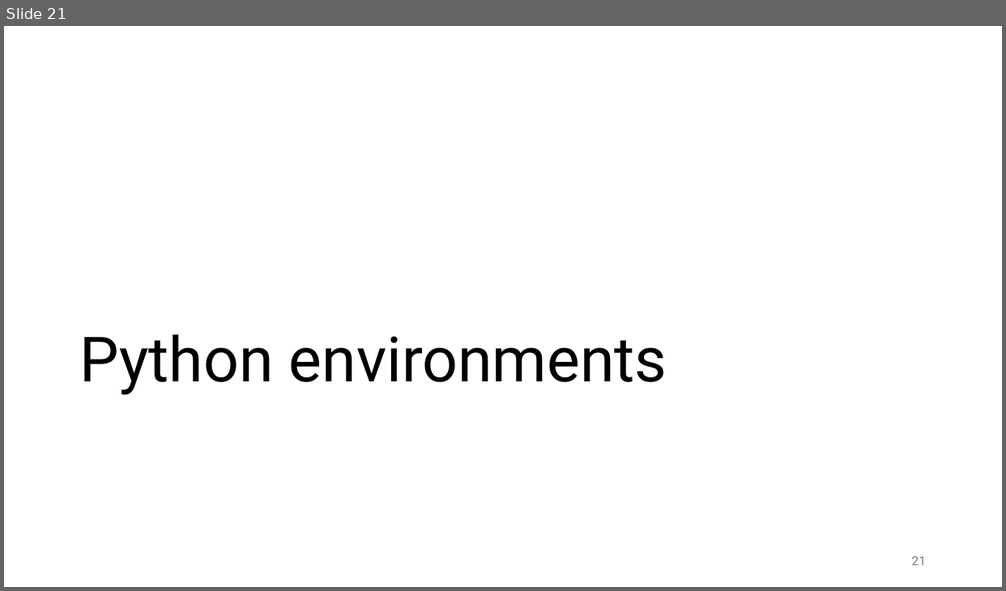
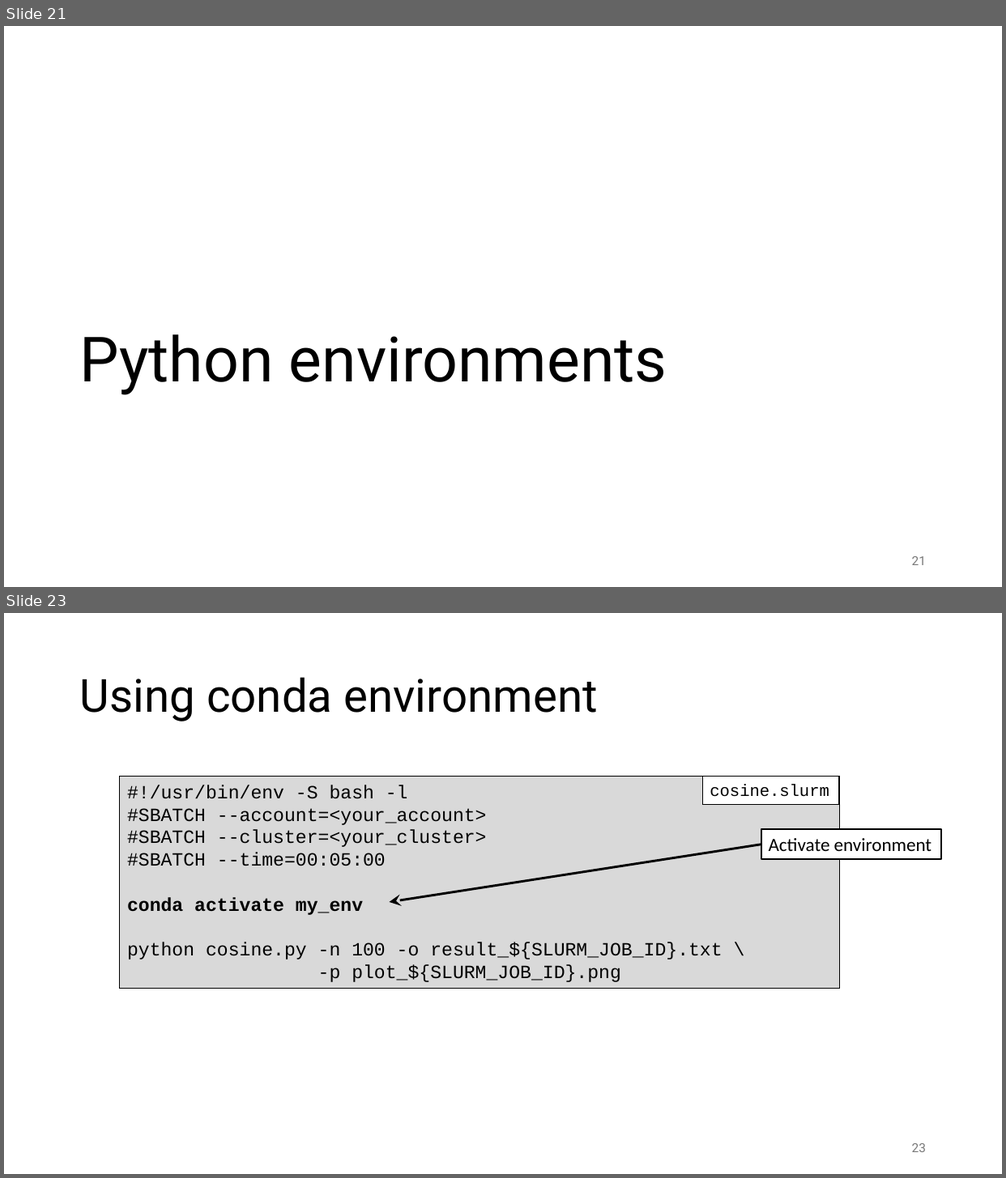
Before and after one commit to gjbex/Best-practices-for-data-science-on-HPC, a slide deck: best_practices_for_data_science_on_hpc.pptx. Shown one above the other, each under a label of ours: slide 21 before the commit, slides 21 and 23 after it; the slides between them are not shown. The pictures are 1006x591 and 1006x1178 pixels, drawn with LibreOffice and Linux fonts; fonts in the diff are those of the drawing. Boxes give left, top, right and bottom in pixels: in the first picture for what was removed or moved away, otherwise in the second. Text is boxed around its words. In the diff, an @@ line names an element or a change of style, - is before the commit and + after.

```diff
--- a/best_practices_for_data_science_on_hpc.pptx
+++ b/best_practices_for_data_science_on_hpc.pptx
@@ slide 23 added at bbox=[4, 613, 1002, 1174], background #FFFFFF @@
@@ title added at bbox=[80, 677, 598, 722], 44 pt, text #000000 @@
+Using conda environment
@@ rectangle added at bbox=[120, 776, 840, 988], fill #D9D9D9, outline #000000 0.75 pt, 18 pt, text #000000 @@
+#!/usr/bin/env -S bash -l
+#SBATCH --account=<your_account>
+#SBATCH --cluster=<your_cluster>
+#SBATCH --time=00:05:00
+conda activate my_env
+python cosine.py -n 100 -o result_${SLURM_JOB_ID}.txt \
+-p plot_${SLURM_JOB_ID}.png
@@ rectangle added at bbox=[702, 776, 839, 804], fill #FFFFFF, outline #000000 0.75 pt, 16 pt, text #000000 @@
+cosine.slurm
@@ rectangle added at bbox=[761, 829, 941, 859], fill #FFFFFF, outline #000000 1.5 pt, 18 pt, text #000000 @@
+Activate environment
@@ arrow added from (761, 845) to (390, 902), #000000 2.25 pt @@
@@ page number added at bbox=[912, 1144, 926, 1152], 12 pt, text #797979 @@
+23
```
Also in this commit, not shown: 1 slide changed, 5 other slides added.
